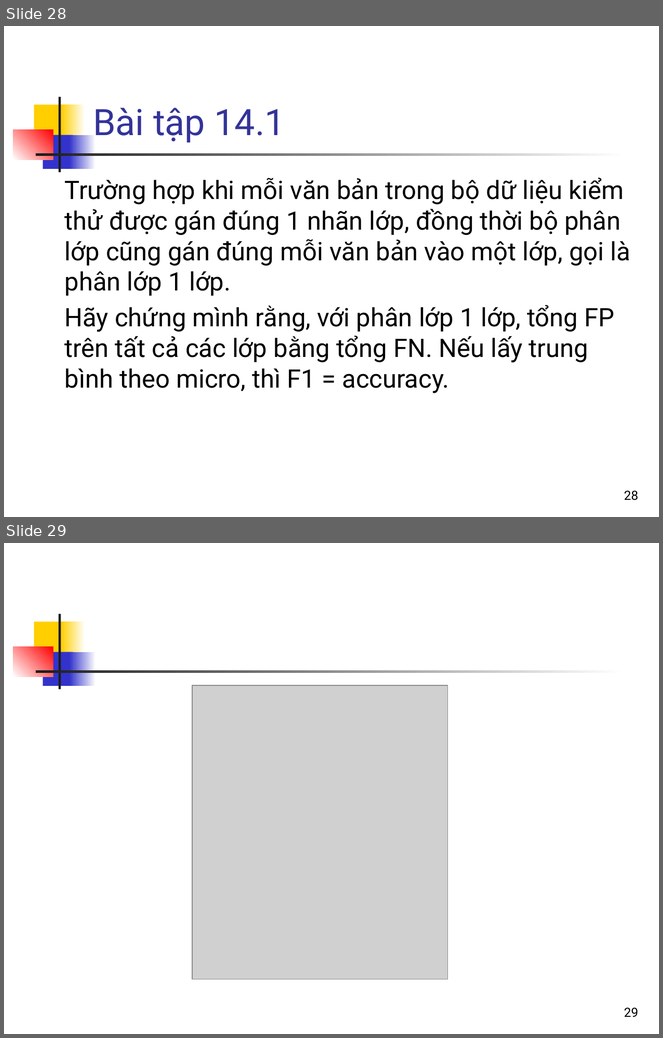
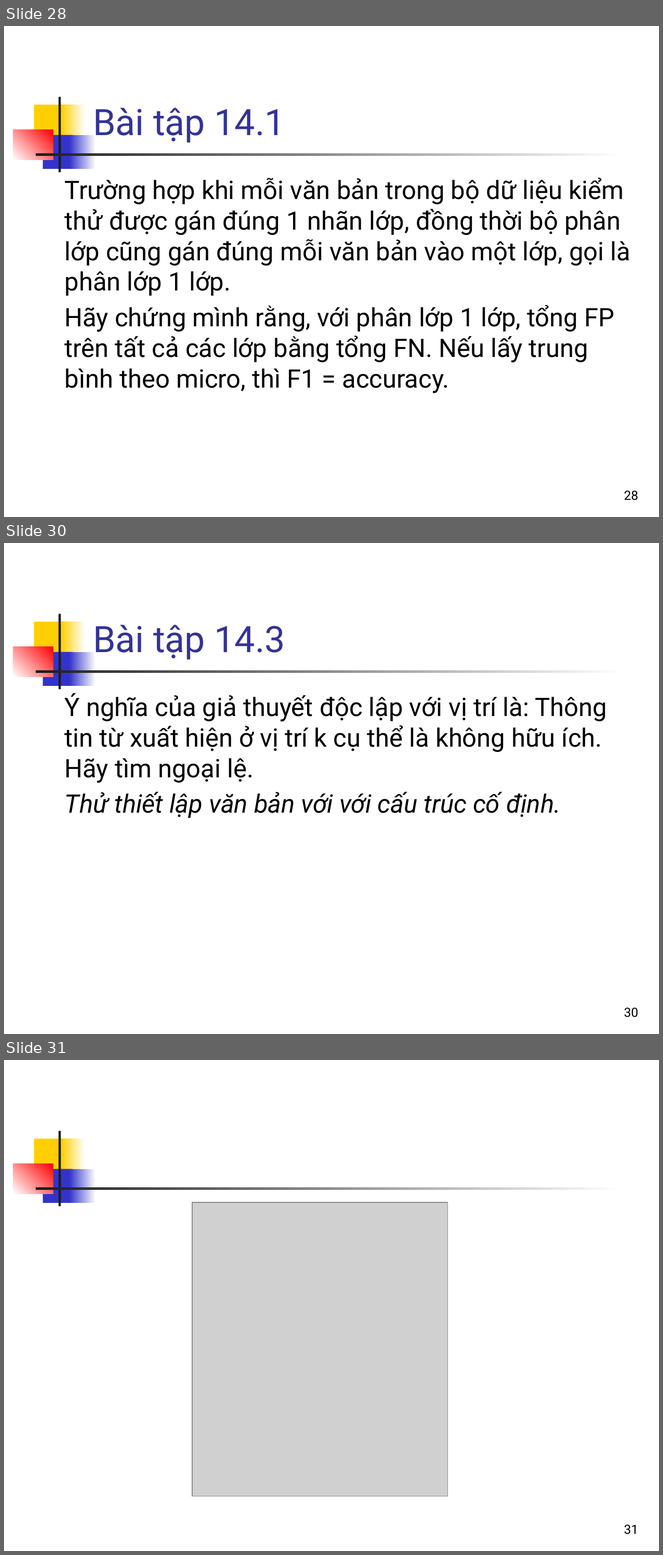
Before and after one commit to bangoc/IT4853, a slide deck: Bai 14 Phan lop van ban_p1.pptx. Shown one above the other, each under a label of ours: slides 28 and 29 before the commit, slides 28, 30 and 31 after it; the slides between them are not shown. The pictures are 663x1038 and 663x1555 pixels, drawn with LibreOffice and Linux fonts; fonts in the diff are those of the drawing; grey boxes stand for pictures. Boxes give left, top, right and bottom in pixels: in the first picture for what was removed or moved away, otherwise in the second. Text is boxed around its words. In the diff, an @@ line names an element or a change of style, - is before the commit and + after.

```diff
--- a/Bai 14 Phan lop van ban_p1.pptx
+++ b/Bai 14 Phan lop van ban_p1.pptx
@@ slide 30 added at <box>4,543,659,1034</box>, background #FFFFFF; not listed: 7 template elements that a slide beside it also shows @@
@@ title added at <box>93,625,285,660</box>, 40 pt, text #333399 @@
+Bài tập 14.3
@@ text added at <box>65,693,608,818</box>, 28 pt, text #000000 @@
+Ý nghĩa của giả thuyết độc lập với vị trí là: Thông tin từ xuất hiện ở vị trí k cụ thể là không hữu ích. Hãy tìm ngoại lệ.
+Thử thiết lập văn bản với với cấu trúc cố định.
@@ page number added at <box>624,1008,639,1018</box>, 14 pt, text #000000 @@
+30
@@ what was slide 29 is now slide 31 @@
@@ page number at <box>624,1525,639,1535</box>: text changed @@
-29
+31
```
Also in this commit, not shown: 2 slides changed, 1 other slide added, 1 other file.
